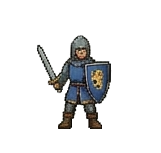
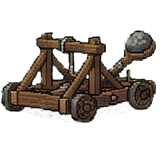
Revision of a layered 161 x 153 image; what changed, layer by layer:
showed group "catapult" (5 layers) over (1, 30, 157, 126)
painted on "catapult5" over (1, 30, 157, 124)
hid group "swordsman" (20 layers) over (30, 30, 142, 129)
